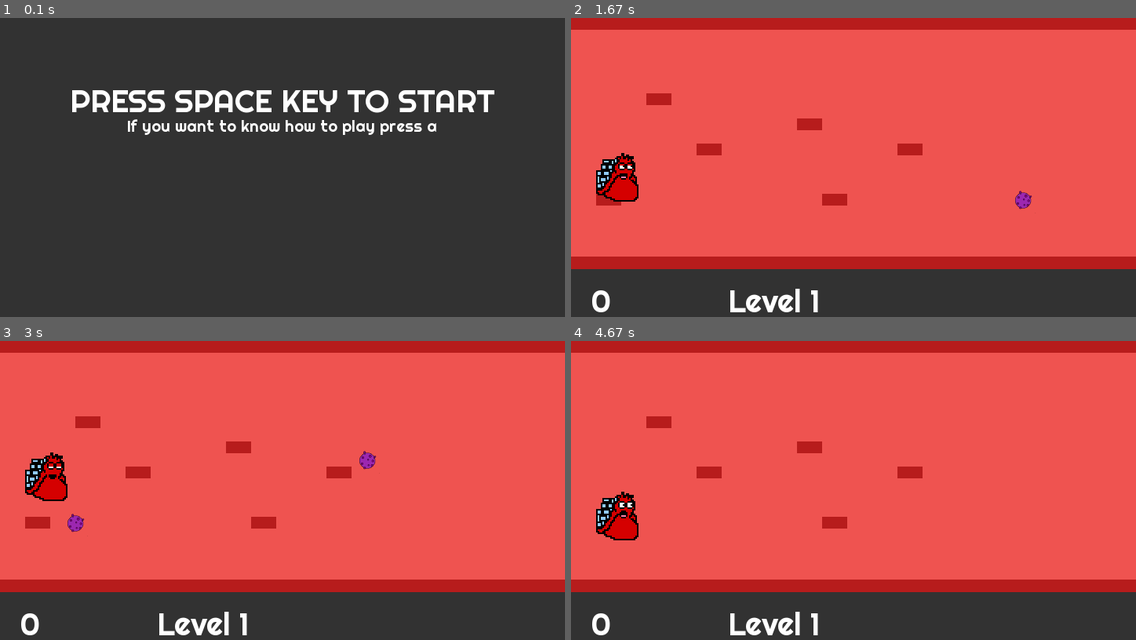
Above: before the commit, frames 1-4 (two rows, left to right).
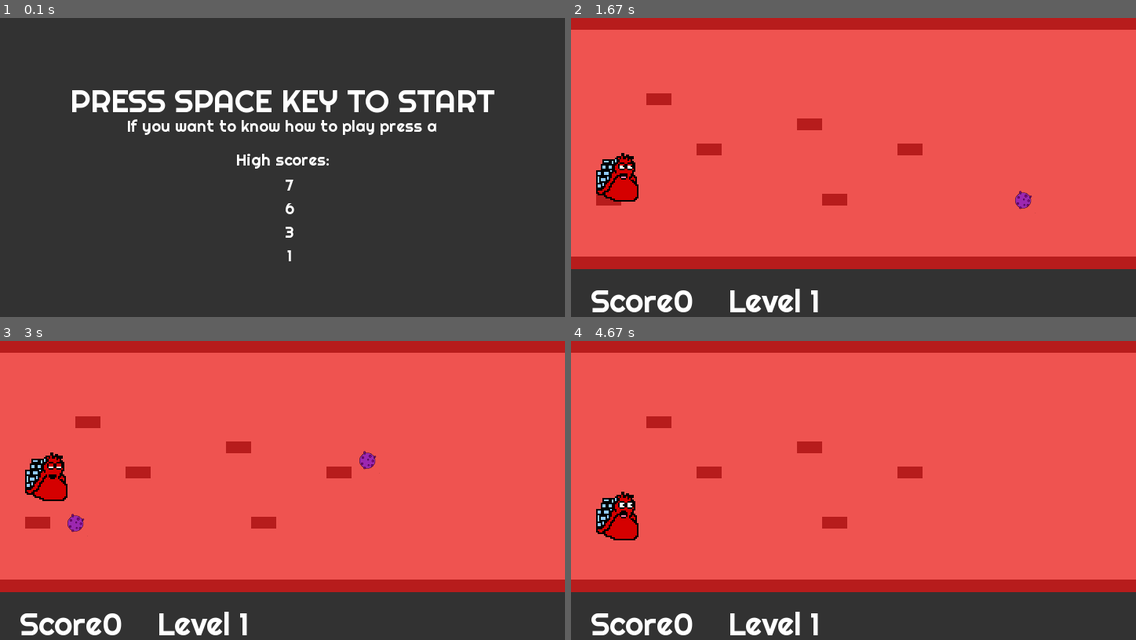
Above: after the commit, the same moments.

Repository: Moks8/pygame_virus
Game: pygame game, started from main.py
The game is run twice, just before and just after one commit, with the same random seed, the same clock (stepped at 60 frames per second) and the same inputs.
Inputs:
- Up to frame 1 (0.1 s): no input
- Up to frame 2 (1.67 s): tap Space at 0.33 s; hold Down 1.17-1.63 s
- Up to frame 3 (3 s): hold Up 1.67-2.03 s; hold Down 2.07-2.43 s; hold Up 2.47-2.77 s; hold Down from 2.8 s (still down)
- Up to frame 4 (4.67 s): release Down at 3.1 s; tap Space at 3.13, 4.6 s; tap A at 3.47 s

The runs differ from the first frame. In frame 1, 0.4% of the frame differs, in the area x 41-59%, y 45-82%; in frame 2, 0.7%, in the area x 3-22%, y 91-99%; in frame 3, 0.7%; in frame 4, 0.7%.

Commit message:
Painted scores

Diff:
--- a/main.py
+++ b/main.py
@@ -4,6 +4,7 @@
 from sprites import *
 from config import *
 from scenes import *
+from scores import *
 
 
 
@@ -15,6 +16,7 @@
     scene = None
     exit_game = False
     must_restart_game = False
+    hero_name=""
 
     def __init__(self):
         pg.display.set_caption("Covid")
@@ -30,10 +32,12 @@
         self.fps = FPS
 
         self.font = pg.font.Font("./resources/fonts/font.ttf", 40)
-        self.marcador = self.font.render("0",True,WHITE)
+        self.marcador = self.font.render("Score 0",True,WHITE)
         self.txt_level = self.font.render("Level 0", True, WHITE)
 
         self.game_over_image = pg.image.load("./resources/game_over.png")
+
+        self.scores_db = CvScores()
 
         #self.boom = pg.mixer.Sound("./resources/sounds/sfx-explosion-14.wav")
         self.game_over_sound = pg.mixer.Sound("./resources/sounds/gameover.wav")
@@ -61,16 +65,25 @@
 
 
     def on_loop (self):
+
         if self.game_over:
-            pg.mixer.music.stop()
-            self.game_over_sound.play(0)
+            if self.score > 0:
+                self.txt_level = self.font.render("ENTER YOUR NAME: " + str(self.hero_name), True, WHITE)
+                pg.mixer.music.stop()
+                self.game_over_sound.play(0)
+            else:
+                self.txt_level = self.font.render("ZERO POINTS LOOSER!", True, WHITE)
+                pg.mixer.music.stop()
+                self.game_over_sound.play(0)
+
         else:
             self.score += self.scene.on_loop()
+
         if self.scene.has_hero:
             self.scene.repaint_rect(self.hero.rect)
             self.hero.move()
             self.kill(self.sprites)
-        self.marcador = self.font.render(str(self.score), True, WHITE)
+        self.marcador = self.font.render("Score" + str(self.score), True, WHITE)
 
         if self.current_scene == len(self.scenes) -1:
             self.txt_level = self.font.render("THE END", True, WHITE)
@@ -99,12 +112,16 @@
                 if event.key == K_SPACE:
                     self.game_over = False
                     self.must_restart_game = True
+                if len(self.hero_name) < 3 and event.key in range(48, 123):
+                    self.hero_name += chr(event.key)
+
         else:
             if self.scene.has_hero:
                 self.hero.on_event(event)
             self.scene.on_event(event)
 
     def start_game(self):
+        self.hero_name = ""
         self.current_scene = 0
         self.scenes = []
         self.scenes = [Intro(),
@@ -114,10 +131,12 @@
                        Level4(),
                        Final()]
         self.scene = self.scenes[self.current_scene]
+        self.scene.set_scores(self.scores_db.get_scores(5))
         self.score = 0
 
     def restart_game(self):
-        # lo que sea
+        if self.score > 0:
+            self.scores_db.append_score(self.hero_name, self.score)
         self.must_restart_game = False
         self.start_game()
 
@@ -156,6 +175,7 @@
                     self.scene = self.scenes[self.current_scene]
 
     def quit (self):
+        self.scores_db.quit()
         pg.quit()
         sys.exit()
 
--- a/scenes.py
+++ b/scenes.py
@@ -43,6 +43,7 @@
         super().__init__()
         font = pg.font.Font("./resources/fonts/font.ttf", 40)
         subfont = pg.font.Font("./resources/fonts/font.ttf", 20)
+        self.subfont = subfont
         self.jugar = font.render("PRESS SPACE KEY TO START", True, WHITE)
         self.knowhow= subfont.render("If you want to know how to play press a",True,WHITE)
         # Story
@@ -71,6 +72,15 @@
         self.keyboard = pg.image.load("./resources/keyboard.png")
         self.keyboardrect = self.keyboard.get_rect()
         self.keyboardrect.center = (540,250)
+
+        self.highscore = subfont.render("High scores:", True, WHITE)
+        self.highscoreRect = self.highscore.get_rect()
+        self.highscoreRect.center = (SCREEN_WIDTH//2,180)
+
+    def set_scores(self, scores):
+        self.scores_list = []
+        for s in scores:
+            self.scores_list.append(self.subfont.render(str(s[0]) + "   " + str(s[1]), True, WHITE))
 
 
     def draw(self,surface):
@@ -84,6 +94,7 @@
             self.surface.blit(self.cell,self.cellrect)
             self.surface.blit(self.keyboard,self.keyboardrect)
             self.surface.blit(self.space,self.textRect5)
+
         else:
             self.surface = surface
             self.surface.fill(BACKGROUND)
@@ -91,6 +102,12 @@
                             self.jugar.get_rect().height + 30))
             self.surface.blit(self.knowhow,(SCREEN_WIDTH / 2 - self.knowhow.get_rect().width / 2,
                             self.knowhow.get_rect().height + 100))
+            self.surface.blit(self.highscore,self.highscoreRect)
+            y = 200
+            for s in self.scores_list:
+                self.surface.blit(s, (SCREEN_WIDTH / 2 - s.get_rect().width / 2,
+                                      y))
+                y += 30
 
 
     def on_event(self,event):
--- a/scores.py
+++ b/scores.py
@@ -6,6 +6,16 @@
         c = self.conn.cursor()
         c.execute('''CREATE TABLE IF NOT EXISTS scores (date TEXT, name TEXT, score INTEGER)''')
         self.conn.commit()
+
+    def get_scores(self, limit):
+        c = self.conn.cursor()
+        c.execute("""SELECT name, score FROM scores ORDER BY score DESC LIMIT ?""", (limit,))
+        records = c.fetchall()
+        scores = []
+        for row in records:
+            scores.append([row[0], row[1]])
+        return scores
+
 
     def append_score(self, name, score):
         c = self.conn.cursor()
@@ -18,5 +28,7 @@
 
 if __name__ == "__main__":
     scores_db = CvScores()
-    scores_db.append_score("APG", 3000)
+    scores = scores_db.get_scores(2)
+    print(scores)
+
     scores_db.quit()
Binary file added: covid-scores.db
